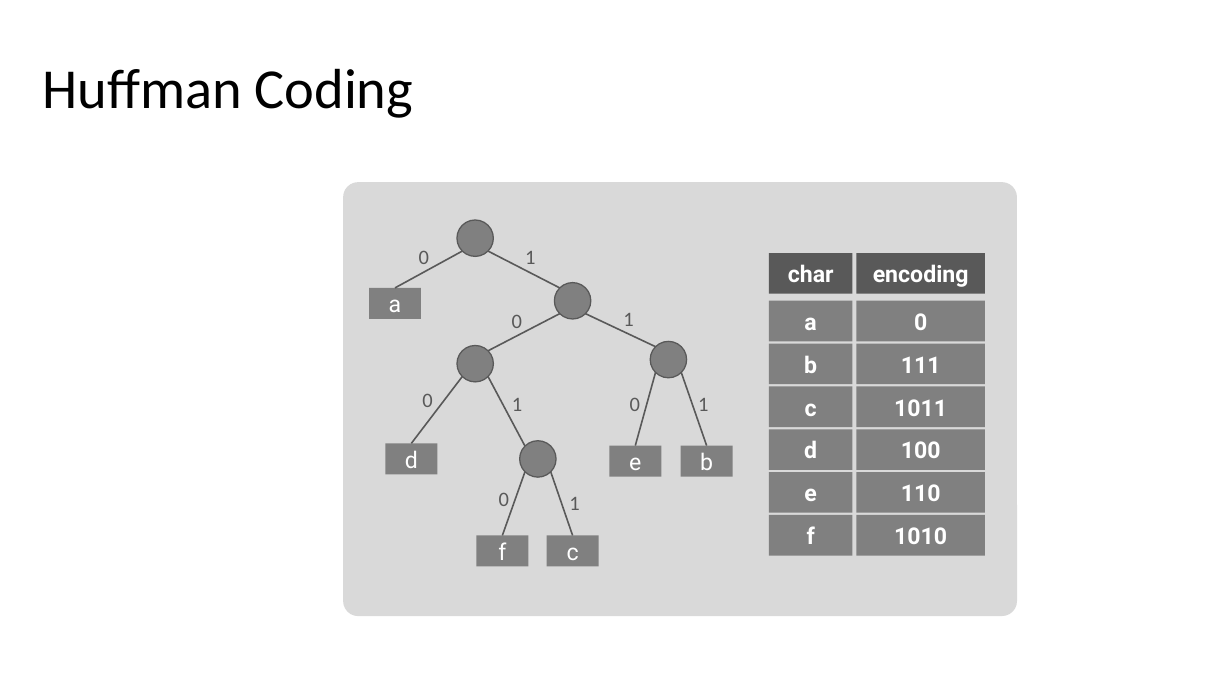
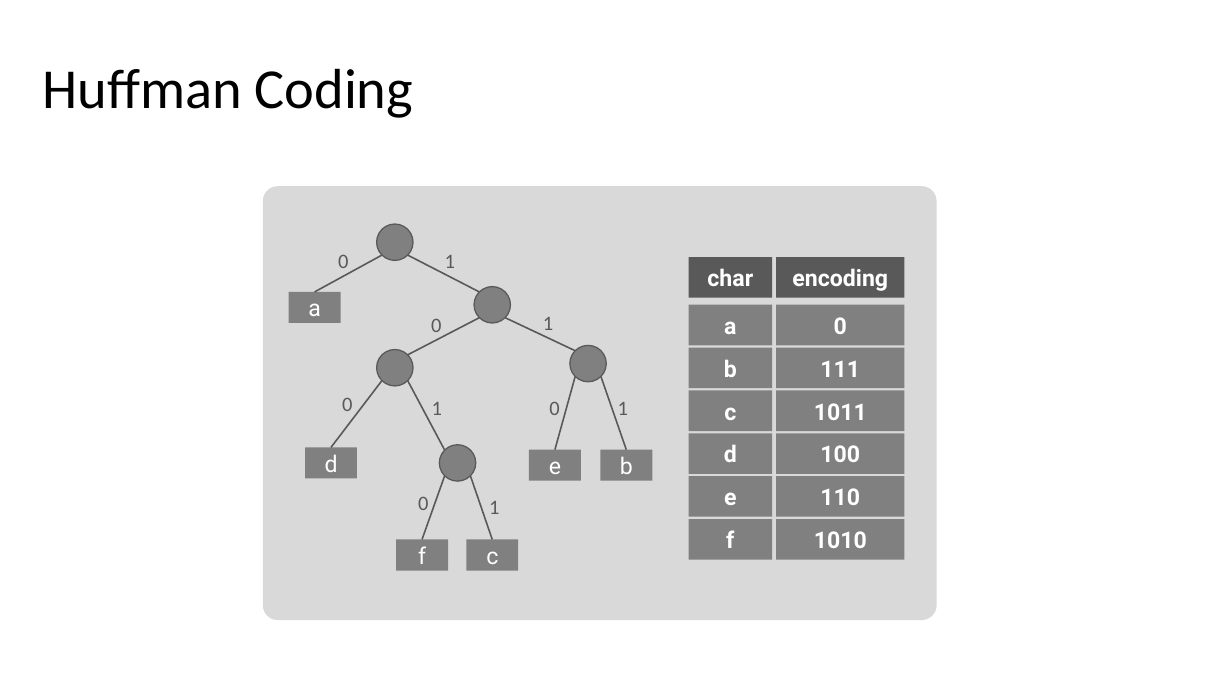
Before and after one commit to shulme33/PersonalWebsite, a slide deck: slide 3 of src-old/images/Graphics.pptx. Drawn at 1232x693 pixels with LibreOffice and Linux fonts; fonts in the diff are those of the drawing. Boxes give left, top, right and bottom in pixels: in the first picture for what was removed or moved away, otherwise in the second. Text is boxed around its words. In the diff, an @@ line names an element or a change of style, - is before the commit and + after.

```diff
--- a/src-old/images/Graphics.pptx
+++ b/src-old/images/Graphics.pptx
@@ 18 texts, 12 rectangles, 10 lines, 5 ellipses, 1 rounded rectangle: place and size @@
-18 texts, 12 rectangles, 10 lines, 5 ellipses, 1 rounded rectangle at [343,182,1017,616]
+18 texts, 12 rectangles, 10 lines, 5 ellipses, 1 rounded rectangle at [262,186,936,620]
```
Also in this commit, not shown: 1 other slide changed, 2 slides added, 17 other files.
